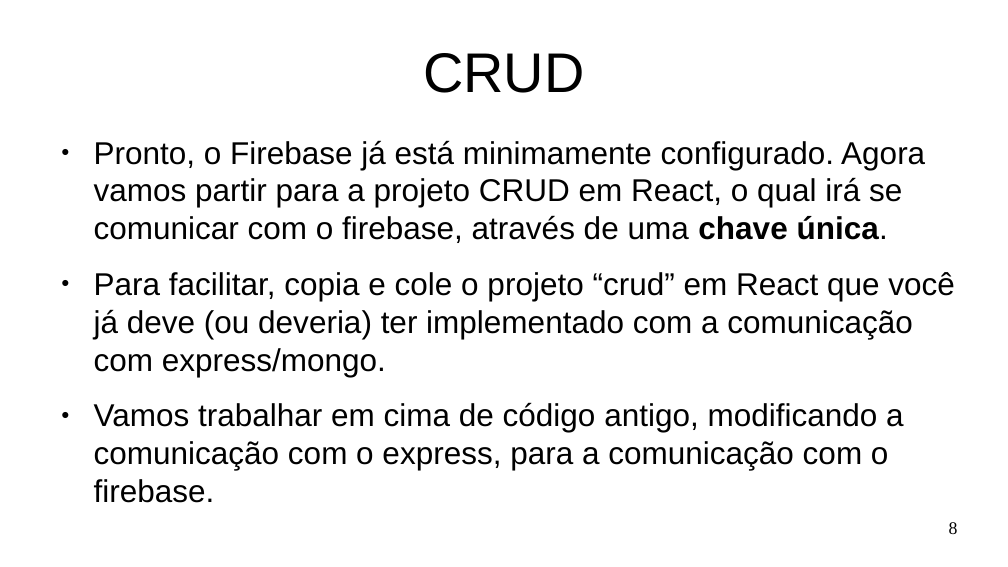
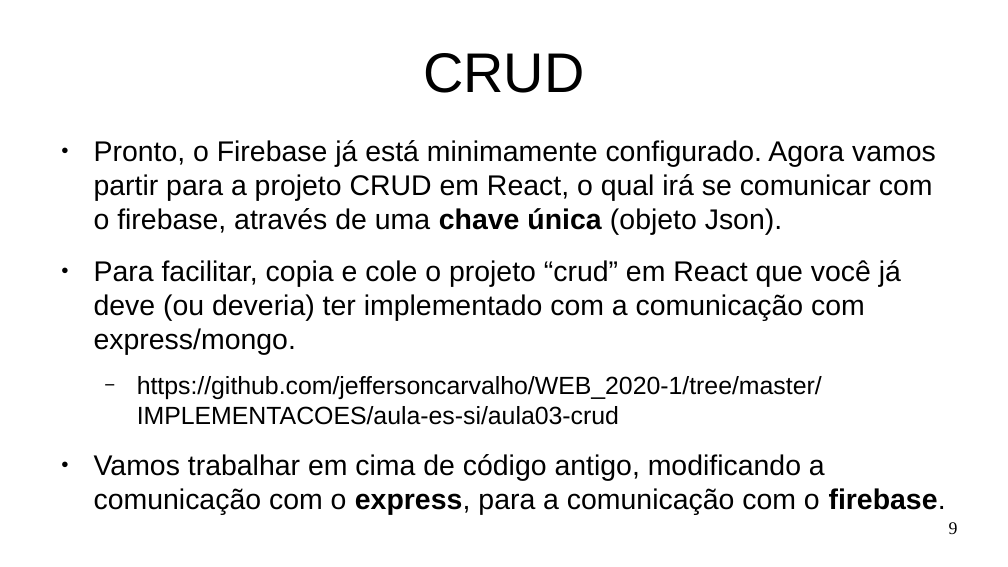
Before and after one commit to Marques-Dev/WEB_2020-1, a slide deck: slide 9 of SLIDES/aula07-crud-firebase.odp (slide 8 before the commit). Drawn at 1008x567 pixels with LibreOffice and Linux fonts; fonts in the diff are those of the drawing. Boxes give left, top, right and bottom in pixels: in the first picture for what was removed or moved away, otherwise in the second. Text is boxed around its words. In the diff, an @@ line names an element or a change of style, - is before the commit and + after.

```diff
--- a/SLIDES/aula07-crud-firebase.odp
+++ b/SLIDES/aula07-crud-firebase.odp
@@ text at bbox=[94, 140, 936, 235]: text changed; size 24.8 to 22.4 pt @@
-● Pronto, o Firebase já está minimamente configurado. Agora vamos partir para a projeto CRUD em React, o qual irá se comunicar com o firebase, através de uma chave única.
+● Pronto, o Firebase já está minimamente configurado. Agora vamos partir para a projeto CRUD em React, o qual irá se comunicar com o firebase, através de uma chave única (objeto Json).
@@ text at bbox=[94, 260, 946, 515]: size 24.8 to 22.4 pt in "Para facilitar, copia e cole o projeto ...", "Vamos trabalhar em cima de código antigo, ..."; bold on in "express, firebase." @@
@@ text at bbox=[137, 376, 822, 425]: paragraph added @@
+  − https://github.com/jeffersoncarvalho/WEB_2020-1/tree/master/IMPLEMENTACOES/aula-es-si/aula03-crud
@@ page number at bbox=[949, 522, 958, 534]: text changed @@
-8
+9
```
Also in this commit, not shown: 7 other slides changed, 18 slides added, 1 slide removed, 3 other files.
